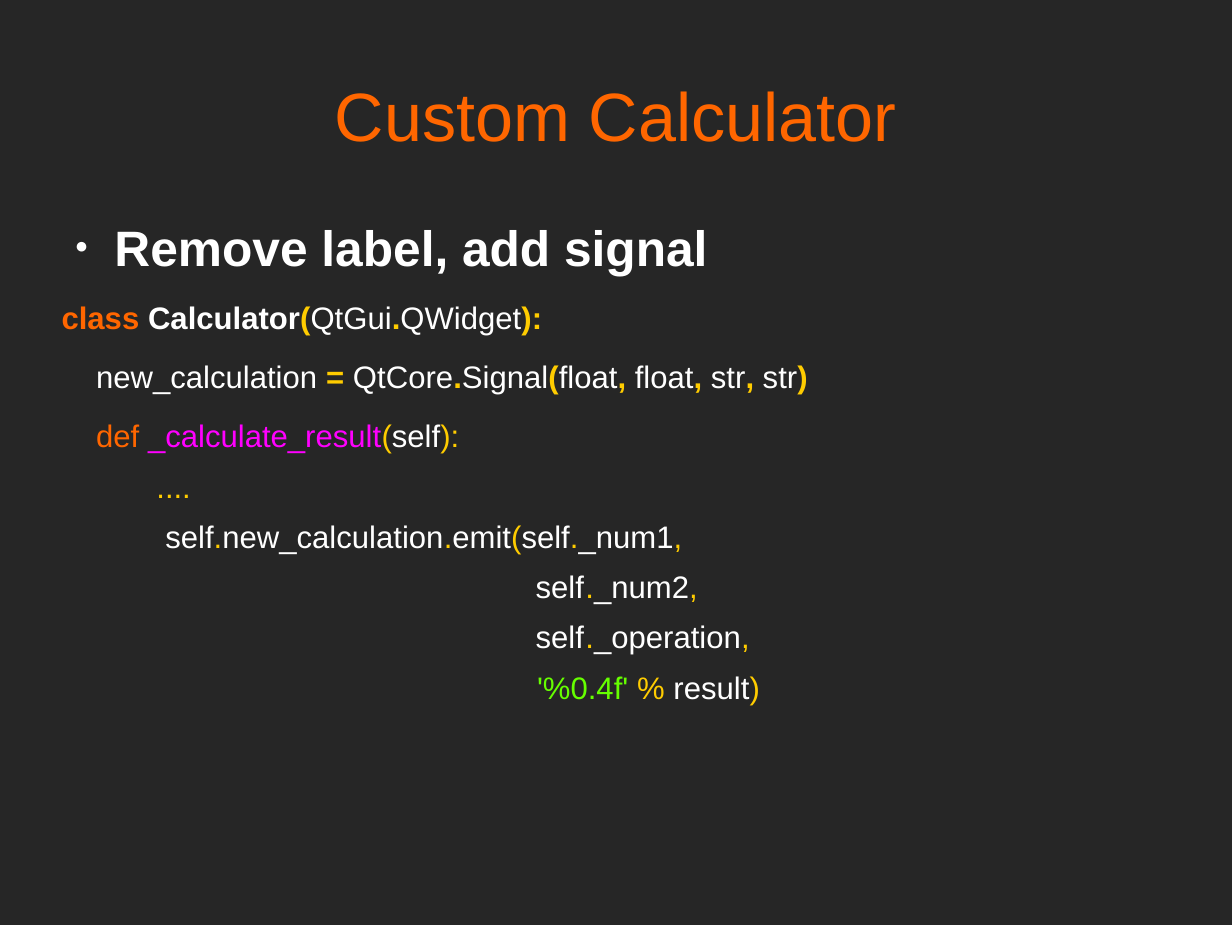
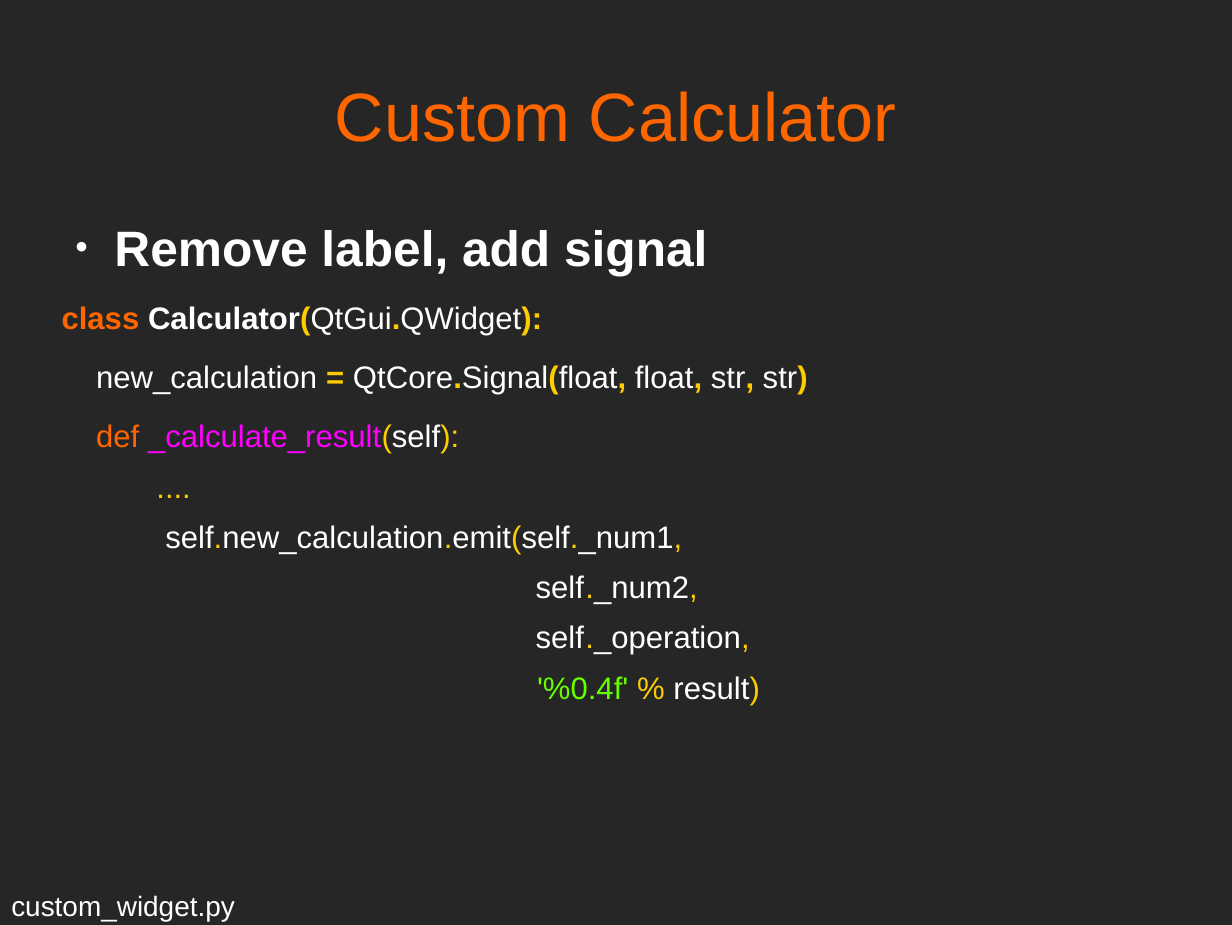
Before and after one commit to mfarhan12/qt-presentation, a slide deck: slide 17 of OPAG QT Presentation.odp. Drawn at 1232x925 pixels with LibreOffice and Linux fonts; fonts in the diff are those of the drawing. Boxes give left, top, right and bottom in pixels: in the first picture for what was removed or moved away, otherwise in the second. Text is boxed around its words. In the diff, an @@ line names an element or a change of style, - is before the commit and + after.

```diff
--- a/OPAG QT Presentation.odp
+++ b/OPAG QT Presentation.odp
@@ text added at (11, 895, 235, 921), 18 pt, text #FFFFFF @@
+custom_widget.py
```
Also in this commit, not shown: 13 other slides changed, 1 other file.
